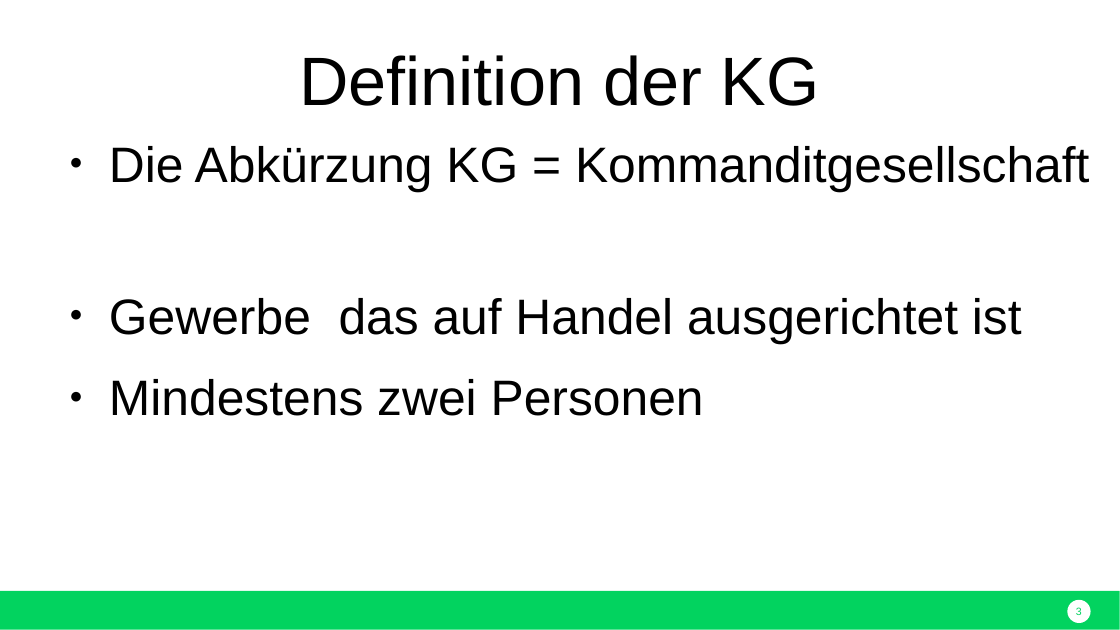
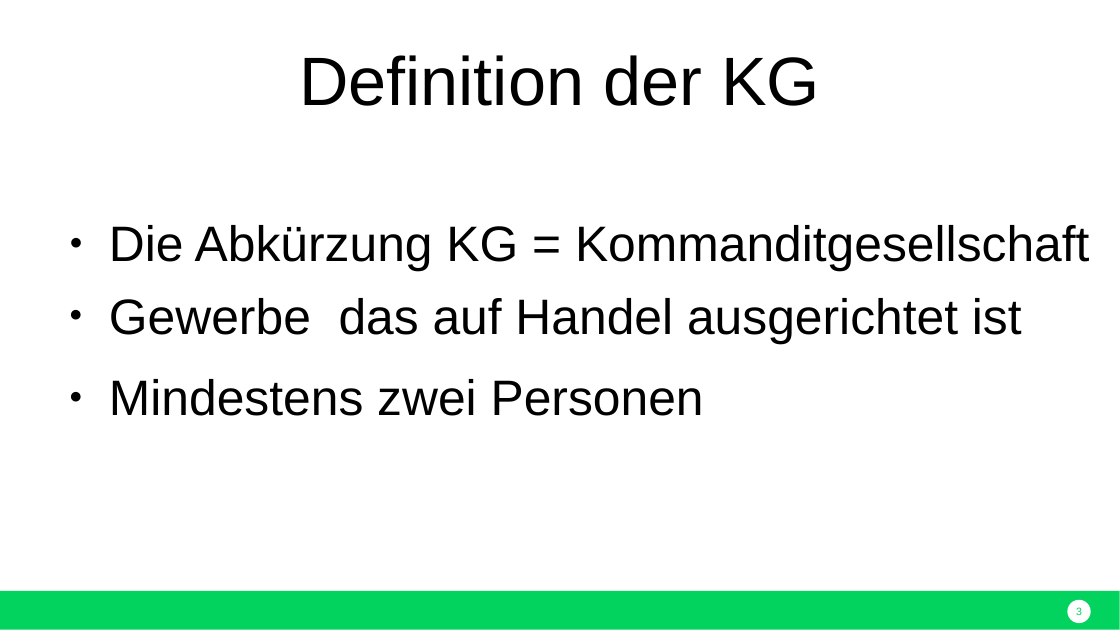
Before and after one commit to nodeg/exercises, a slide deck: slide 3 of Referat_BWP_KG_eugen.pptx. Drawn at 1120x630 pixels with LibreOffice and Linux fonts; fonts in the diff are those of the drawing. Boxes give left, top, right and bottom in pixels: in the first picture for what was removed or moved away, otherwise in the second. Text is boxed around its words. In the diff, an @@ line names an element or a change of style, - is before the commit and + after.

```diff
--- a/Referat_BWP_KG_eugen.pptx
+++ b/Referat_BWP_KG_eugen.pptx
@@ text "Die Abkürzung KG = Kommanditgesellschaft": place and size @@
-text "Die Abkürzung KG = Kommanditgesellschaft" at box(109, 146, 1089, 192)
+text "Die Abkürzung KG = Kommanditgesellschaft" at box(109, 225, 1089, 271)
```
Also in this commit, not shown: 6 other slides changed.
